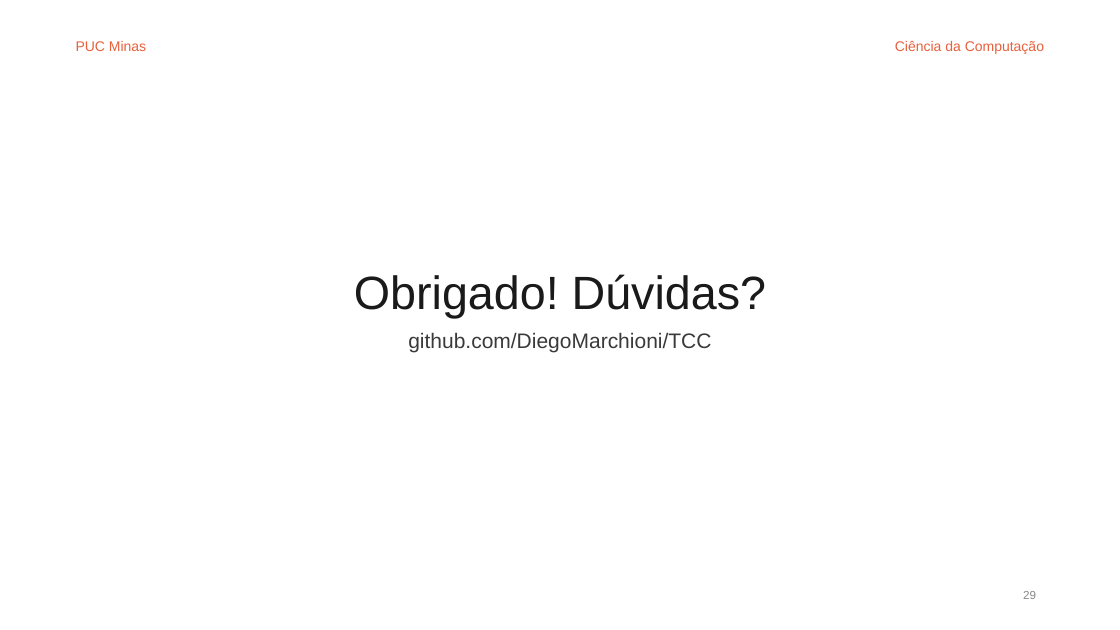
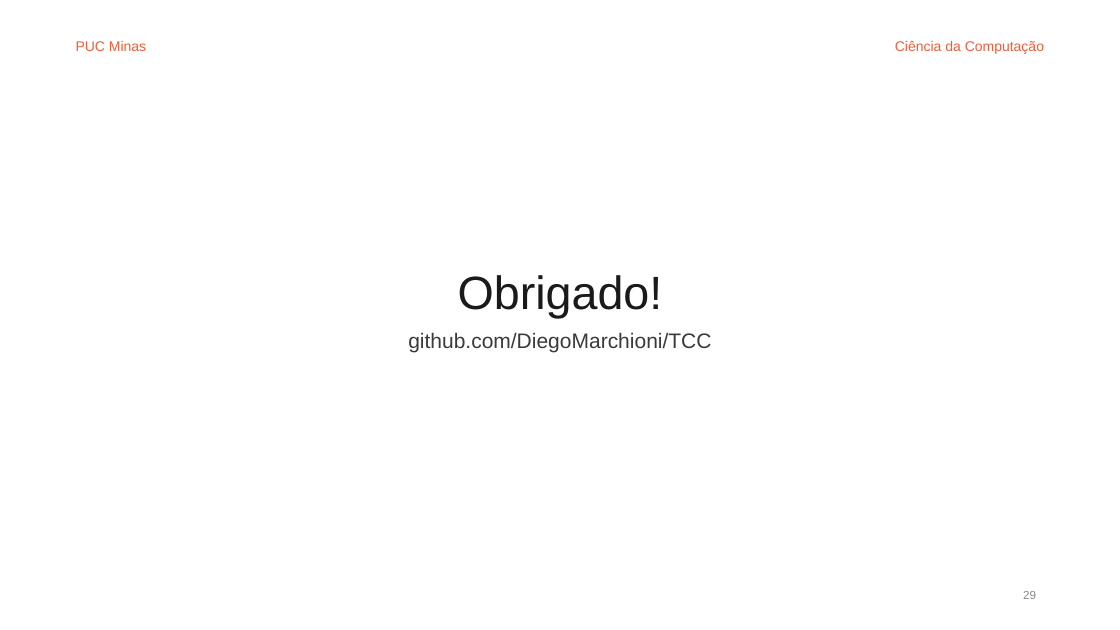
Before and after one commit to DiegoMarchioni/TCC, a slide deck: slide 29 of apresentacao/dissertacao/defesa.pptx. Drawn at 1120x630 pixels with LibreOffice and Linux fonts; fonts in the diff are those of the drawing. Boxes give left, top, right and bottom in pixels: in the first picture for what was removed or moved away, otherwise in the second. Text is boxed around its words. In the diff, an @@ line names an element or a change of style, - is before the commit and + after.

```diff
--- a/apresentacao/dissertacao/defesa.pptx
+++ b/apresentacao/dissertacao/defesa.pptx
@@ title at [458, 275, 663, 319]: text changed @@
-Obrigado! Dúvidas?
+Obrigado!
```
Also in this commit, not shown: 4 other files.
